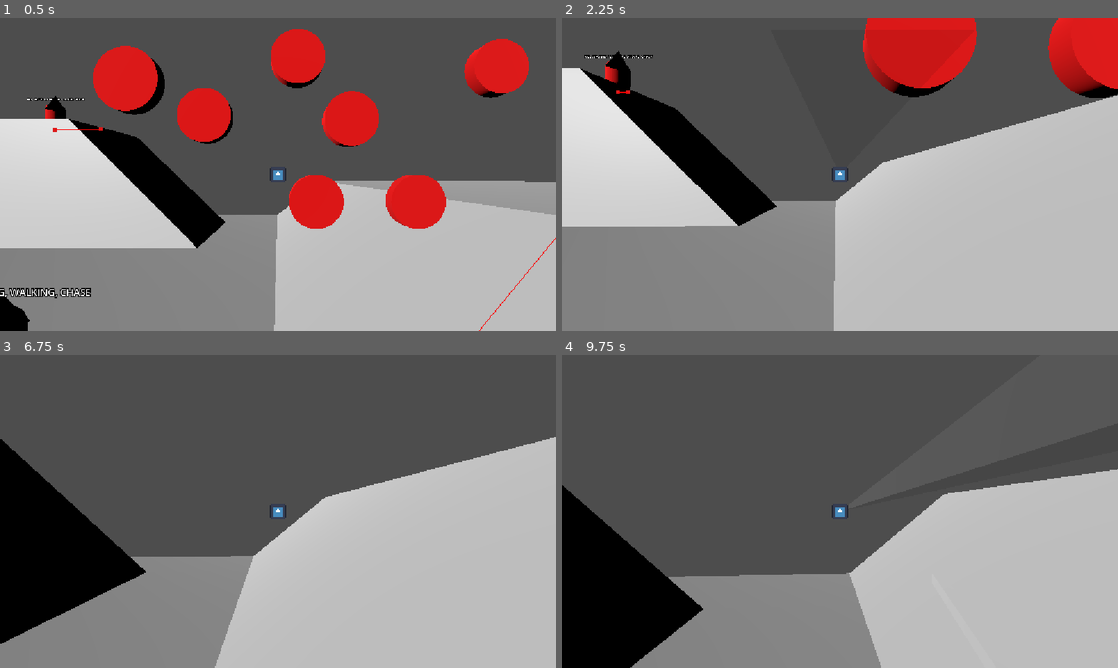
Above: before the commit, frames 1-4 (two rows, left to right).
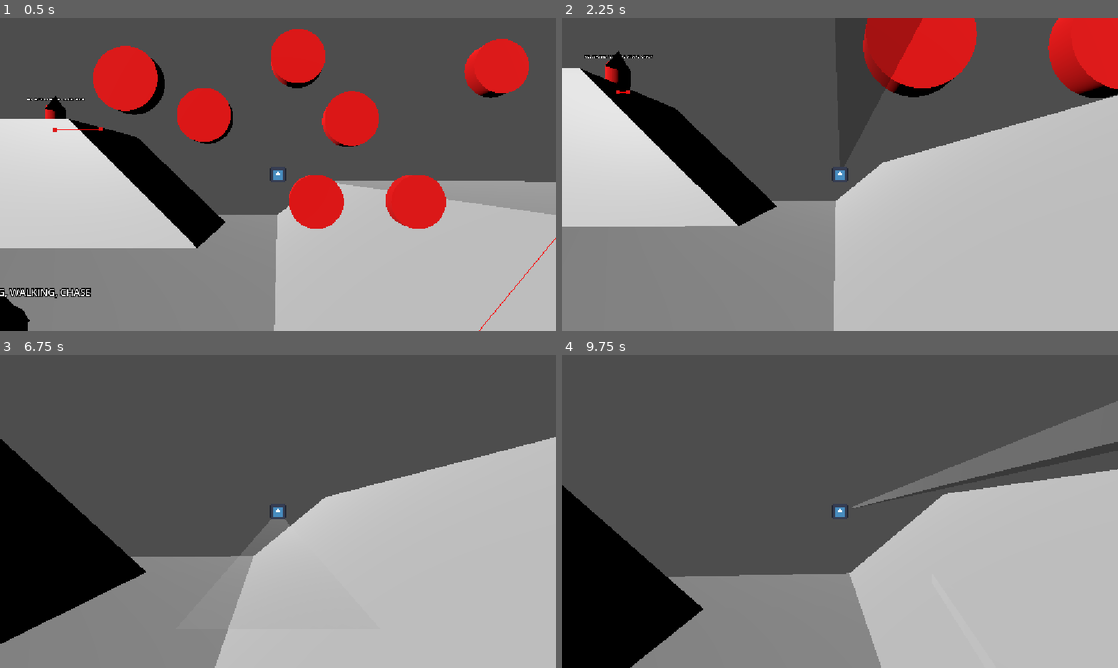
Above: after the commit, the same moments.

Repository: flowerFawn/unnamed-narrative-fps
Game: Godot game, scene res://prototyping/prototype world.tscn
Same seed, same stepped clock (60 frames per second), same inputs: the game is played once before the commit and once after it. The engine's default icon, where the game draws it, is replaced by a stand-in: a white triangle on a blue panel in a dark square.
Inputs (mouse positions are in pixels of both pictures, inside the frame that each line leads up to):
- Up to frame 1 (0.5 s): no input
- Up to frame 2 (2.25 s): move the mouse to (867, 174) at 0.52 s; press the mouse at (867, 174) at 0.53 s; hold W (Move Forward) from 0.53 s (still down); tap Space (Jump) at 0.77, 1.52 s; move the mouse to (812, 174) at 1.27 s; release the mouse at (812, 174) at 1.28 s; tap Shift (Sprint) at 1.35 s; move the mouse to (851, 168) at 2.02 s; press the mouse at (851, 168) at 2.03 s
- Up to frame 3 (6.75 s): move the mouse to (272, 517) at 2.77 s; release the mouse at (272, 517) at 2.78 s; tap Shift (Sprint) at 2.85, 4.35, 5.85 s; tap Space (Jump) at 3.02, 3.77, 4.52, 6.02 s; move the mouse to (316, 514) at 3.52 s; press the mouse at (316, 514) at 3.53 s; move the mouse to (233, 508) at 4.27 s; release the mouse at (233, 508) at 4.28 s; move the mouse to (283, 511) at 5.02 s; press the mouse at (283, 511) at 5.03 s; move the mouse to (255, 505) at 5.77 s; release W (Move Forward) at 5.78 s; release the mouse at (255, 505) at 5.78 s; hold D (Strafe Right) 5.78-6.53 s; move the mouse to (305, 511) at 6.52 s; press the mouse at (305, 511) at 6.53 s; hold W (Move Forward) from 6.53 s (still down)
- Up to frame 4 (9.75 s): tap Space (Jump) at 6.77, 7.52, 9.02 s; move the mouse to (812, 511) at 7.27 s; release the mouse at (812, 511) at 7.28 s; tap Shift (Sprint) at 7.35, 8.85 s; move the mouse to (851, 505) at 8.02 s; press the mouse at (851, 505) at 8.03 s; move the mouse to (834, 517) at 8.77 s; release W (Move Forward) at 8.78 s; release the mouse at (834, 517) at 8.78 s; hold A (Strafe Left) 8.78-9.53 s; move the mouse to (878, 514) at 9.52 s; press the mouse at (878, 514) at 9.53 s; hold W (Move Forward) from 9.53 s (still down)

Frame 1 is identical in both runs. In frame 2, 1.4% of the frame differs, in the area x 54-65%, y 0-22%; in frame 3, 0.4%; in frame 4, 1.6%, in the area x 52-100%, y 21-49%.

Commit message:
can now select weapons with number keys

Diff:
--- a/player/player_head.tscn
+++ b/player/player_head.tscn
@@ -1,23 +1,37 @@
 [gd_scene format=3 uid="uid://0hpsvqsuisno"]
 
 [ext_resource type="Script" uid="uid://d3m54dkfp81lh" path="res://player/player_head.gd" id="1_quj11"]
-[ext_resource type="PackedScene" uid="uid://b7qauu8gsgoss" path="res://player/weapon_handler.tscn" id="2_l8da5"]
+[ext_resource type="Script" uid="uid://dbxqiemf2tbbs" path="res://player/weapon_handler.gd" id="2_gfdtn"]
 [ext_resource type="Script" uid="uid://c52dnyvcyv6bk" path="res://weapons/scripts/gun.gd" id="3_5yk4i"]
 [ext_resource type="Script" uid="uid://bs40pe42iot7c" path="res://weapons/scripts/melee.gd" id="3_l8da5"]
 [ext_resource type="Resource" uid="uid://hivwbexs808b" path="res://weapons/resources/Wrench.tres" id="4_5yk4i"]
 [ext_resource type="Resource" uid="uid://d1a18glwpd3sp" path="res://weapons/resources/Auto Rifle.tres" id="4_gfdtn"]
+[ext_resource type="Resource" uid="uid://4jr44hepu3pe" path="res://weapons/resources/Pistol.tres" id="4_n6qio"]
+[ext_resource type="Resource" uid="uid://dfvb1oqrqcqxy" path="res://weapons/resources/Sniper.tres" id="6_bsssf"]
 
 [node name="PlayerHead" type="Node3D" unique_id=943587034]
 script = ExtResource("1_quj11")
 
-[node name="WeaponHandler" parent="." unique_id=371473595 instance=ExtResource("2_l8da5")]
+[node name="PlayerWeaponHandler" type="Node3D" parent="." unique_id=78326967]
+script = ExtResource("2_gfdtn")
+metadata/_custom_type_script = "uid://dbxqiemf2tbbs"
 
-[node name="WeaponGun" type="Node3D" parent="WeaponHandler" unique_id=1336929326]
+[node name="Pistol" type="Node3D" parent="PlayerWeaponHandler" unique_id=2028381733]
+script = ExtResource("3_5yk4i")
+weapon_info = ExtResource("4_n6qio")
+metadata/_custom_type_script = "uid://c52dnyvcyv6bk"
+
+[node name="Auto Rifle" type="Node3D" parent="PlayerWeaponHandler" unique_id=1336929326]
 script = ExtResource("3_5yk4i")
 weapon_info = ExtResource("4_gfdtn")
 metadata/_custom_type_script = "uid://c52dnyvcyv6bk"
 
-[node name="WeaponMelee" type="Node3D" parent="WeaponHandler" unique_id=1207868233]
+[node name="Sniper" type="Node3D" parent="PlayerWeaponHandler" unique_id=920728400]
+script = ExtResource("3_5yk4i")
+weapon_info = ExtResource("6_bsssf")
+metadata/_custom_type_script = "uid://c52dnyvcyv6bk"
+
+[node name="WeaponMelee" type="Node3D" parent="PlayerWeaponHandler" unique_id=1207868233]
 script = ExtResource("3_l8da5")
 weapon_info = ExtResource("4_5yk4i")
 metadata/_custom_type_script = "uid://bs40pe42iot7c"
--- a/player/weapon_handler.gd
+++ b/player/weapon_handler.gd
@@ -9,8 +9,11 @@
 	get:
 		return selected_weapon_index
 	set(value):
-		selected_weapon_index = 0
-		current_weapon = get_children()[selected_weapon_index]
+		selected_weapon_index = value
+		var all_weapons:Array[Weapon]
+		all_weapons.assign(get_children())
+		if selected_weapon_index < all_weapons.size():
+			current_weapon = get_children()[selected_weapon_index]
 ##Reference to the currently selected weapon
 var current_weapon:Weapon
 
@@ -31,3 +34,16 @@
 ##not shoot
 func attempt_shoot() -> void:
 	current_weapon.attempt_shoot()
+
+
+func _unhandled_input(event: InputEvent) -> void:
+	var new_index:int
+	if event.is_pressed() and event.as_text().is_valid_int():
+		new_index = int(event.as_text())
+		print(new_index)
+		if new_index == 0:
+			new_index = 10
+		new_index -= 1
+		selected_weapon_index = new_index
+		print(selected_weapon_index)
+		print(current_weapon)
